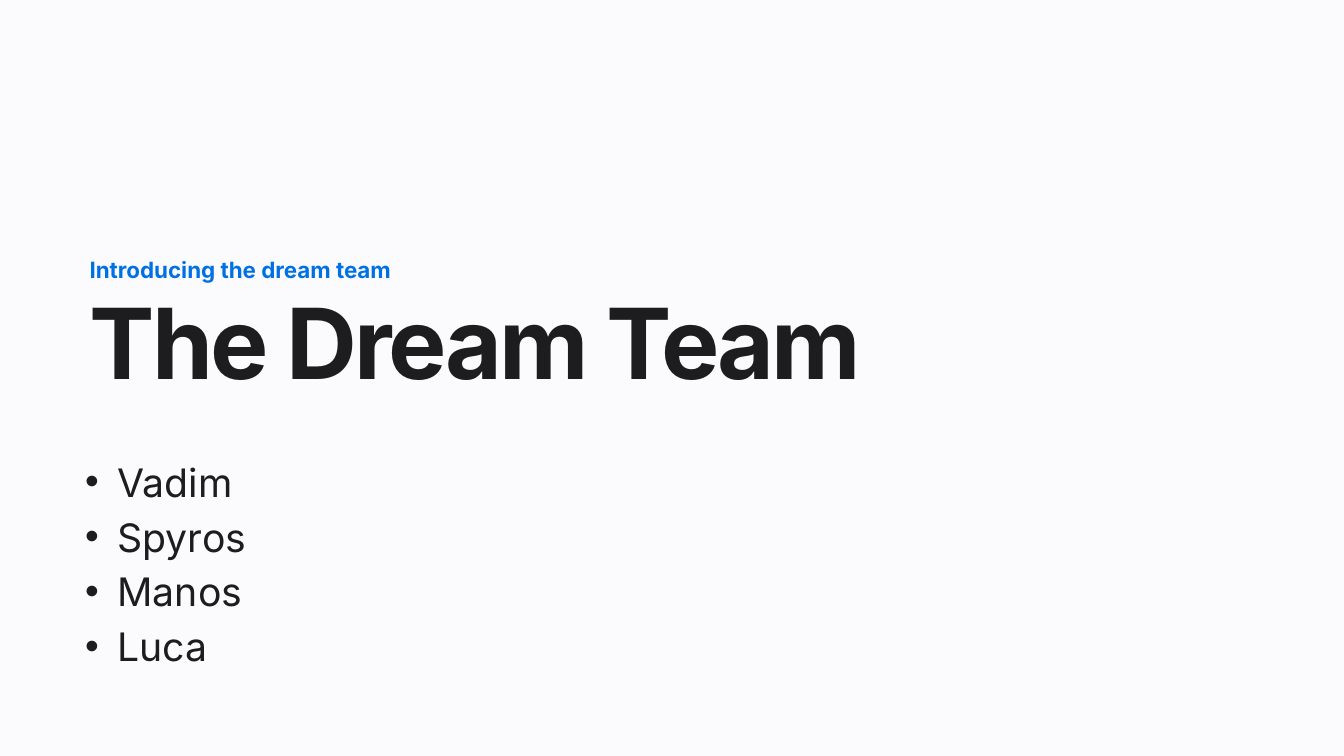
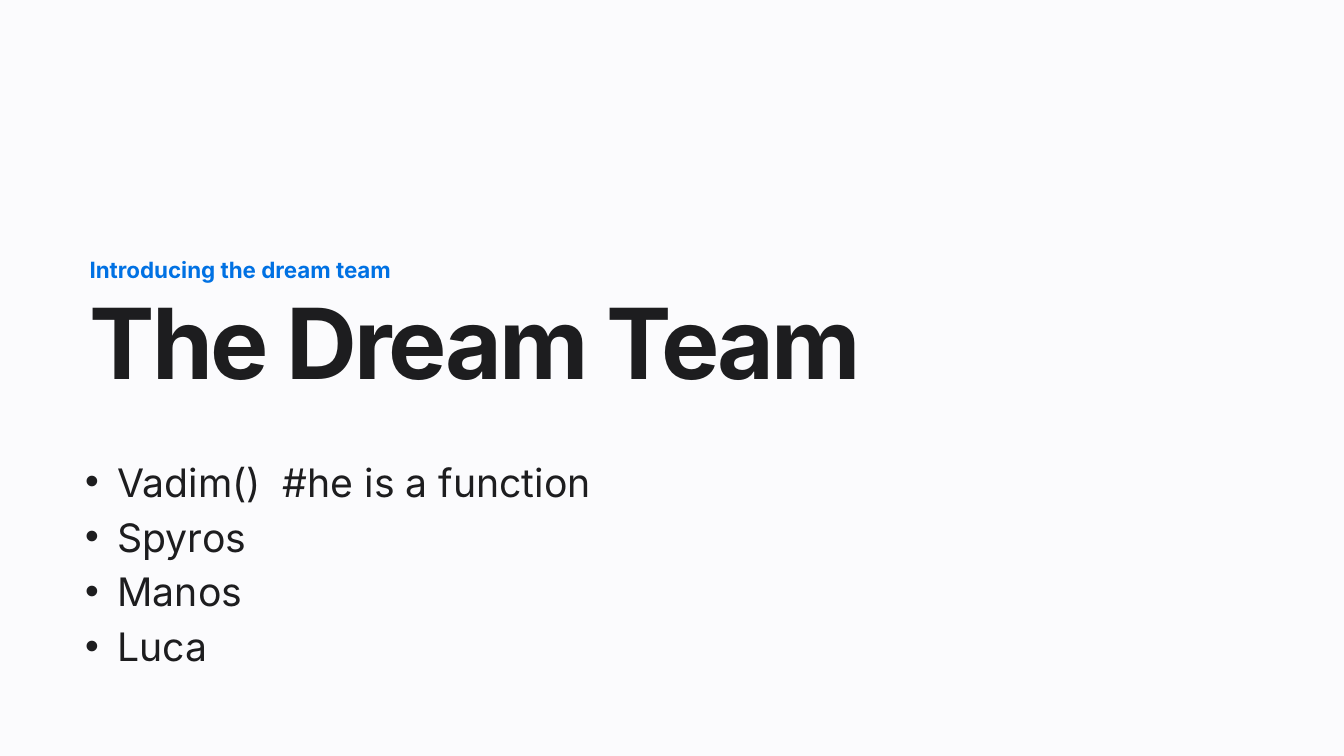
Before and after one commit to Crypto-Fraud/cryptofraud, a slide deck: slide 2 of Crypto Fraud Presentation.pptx. Drawn at 1344x756 pixels with LibreOffice and Linux fonts; fonts in the diff are those of the drawing. Boxes give left, top, right and bottom in pixels: in the first picture for what was removed or moved away, otherwise in the second. Text is boxed around its words. In the diff, an @@ line names an element or a change of style, - is before the commit and + after.

```diff
--- a/Crypto Fraud Presentation.pptx
+++ b/Crypto Fraud Presentation.pptx
@@ text at (118,466,591,503): text changed @@
-• Vadim
+• Vadim() #he is a function
```
Also in this commit, not shown: 2 other files.
